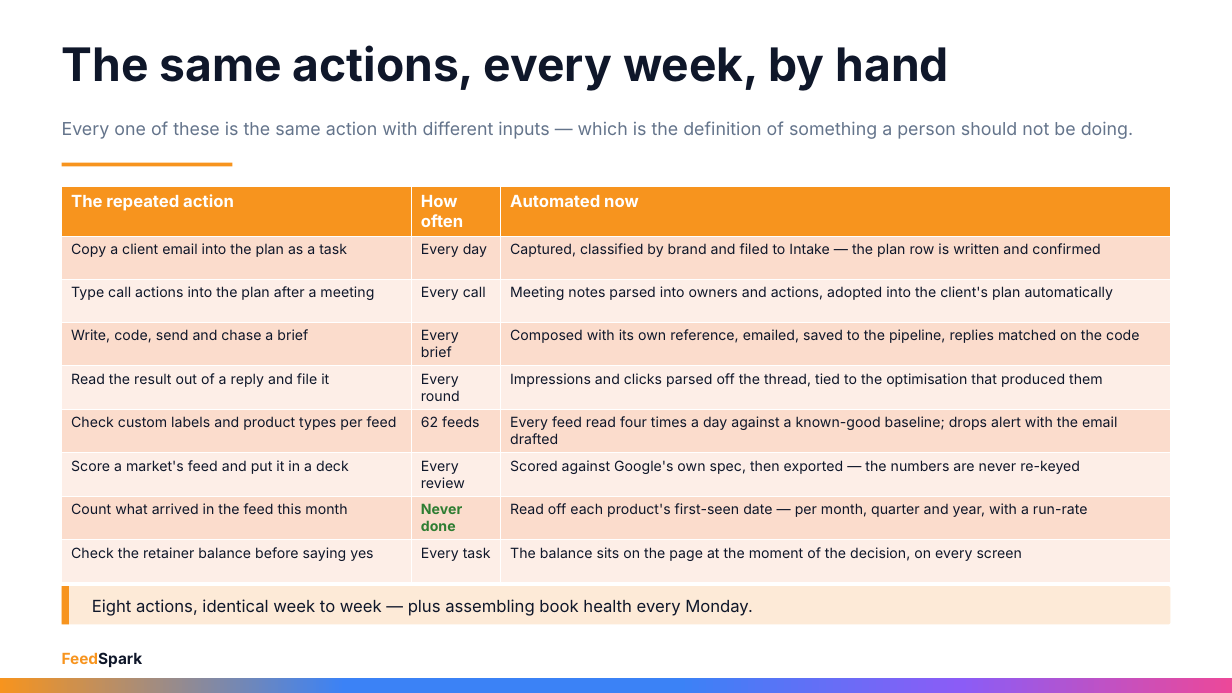
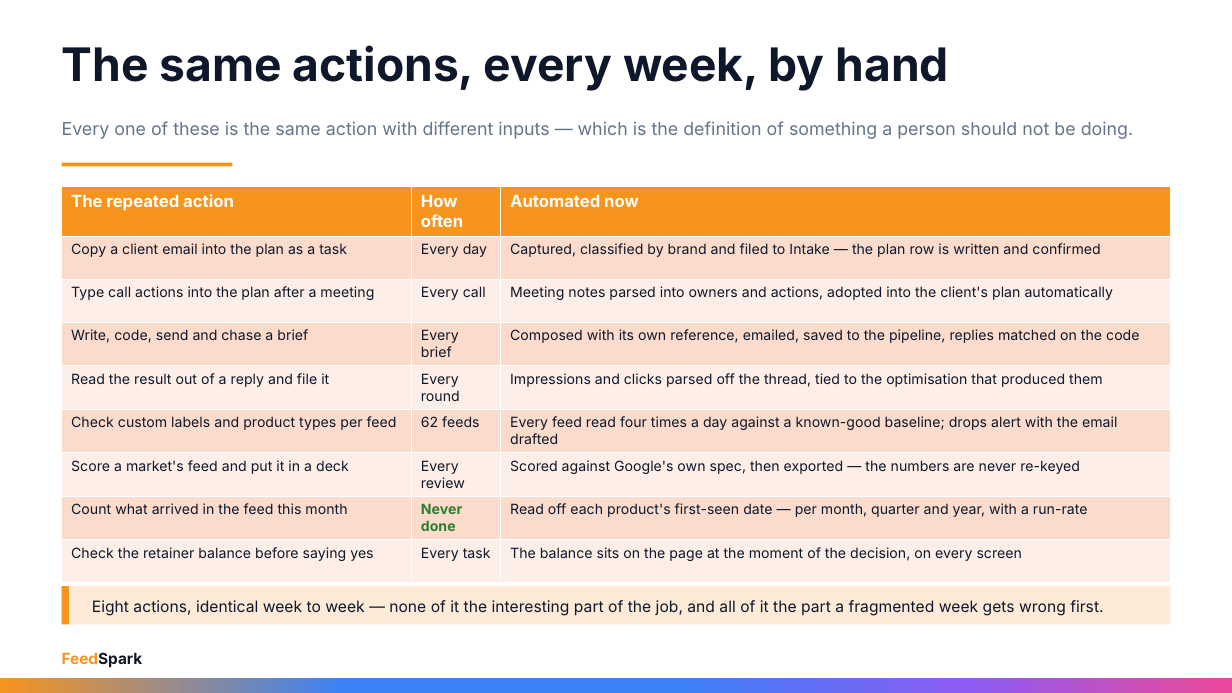
Before and after one commit to rayvtt/feedspark, a slide deck: slide 7 of docs/materials/FCC_Business_Case_Sep26.pptx. Drawn at 1232x693 pixels with LibreOffice and Linux fonts; fonts in the diff are those of the drawing. Boxes give left, top, right and bottom in pixels: in the first picture for what was removed or moved away, otherwise in the second. Text is boxed around its words. In the diff, an @@ line names an element or a change of style, - is before the commit and + after.

```diff
--- a/docs/materials/FCC_Business_Case_Sep26.pptx
+++ b/docs/materials/FCC_Business_Case_Sep26.pptx
@@ text at [92, 600, 1103, 616]: text changed; size 13 to 12.2 pt @@
-Eight actions, identical week to week — plus assembling book health every Monday.
+Eight actions, identical week to week — none of it the interesting part of the job, and all of it the part a fragmented week gets wrong first.
```
Also in this commit, not shown: 2 other slides changed, 1 other file.
